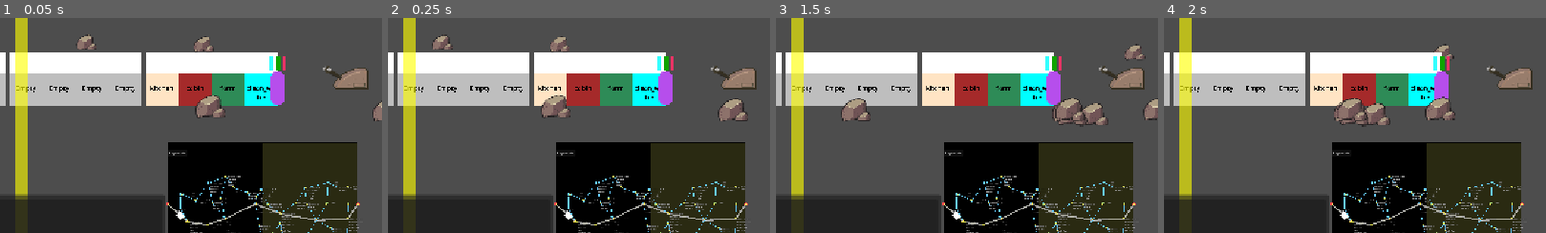
Above: before the commit, frames 1-4 (left to right).
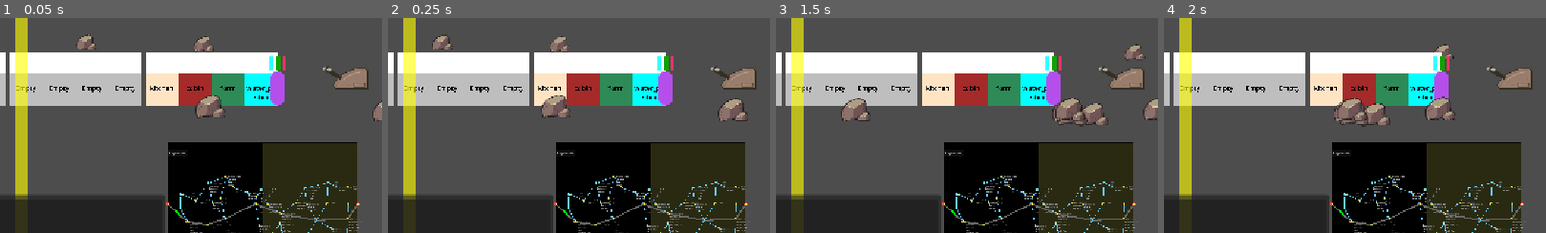
Above: after the commit, the same moments.

Repository: Sphinx111/ed_and_morgs_train_builder
Game: Godot game, scene res://Scenes/traincar.tscn
Same seed, same stepped clock (60 frames per second), same inputs: the game is played once before the commit and once after it.
Inputs (mouse positions are % of the whole screen's width and height, from its top left):
- Up to frame 1 (0.05 s): no input
- Up to frame 2 (0.25 s): no input
- Up to frame 3 (1.5 s): click (40, 11) at 0.52 s; type "12" at 0.6 s; click "Workers" at 1.25 s
- Up to frame 4 (2 s): no input
The pictures show only the part of the screen within x 50-100%, y 40-90%; the shares and areas given below are measured in that part.

The runs differ from the first frame. In frame 1, 0.5% of the frame differs, in the area x 44-94%, y 31-97%; in frame 2, 0.5%; in frame 3, 0.5%; in frame 4, 0.5%.

Commit message:
Split clean_water module, better map train icon

Diff:
--- a/MapHandler.gd
+++ b/MapHandler.gd
@@ -76,9 +76,9 @@
 
 	var rect := ColorRect.new()
 	rect.name = "Rect"
-	rect.offset_top = -14.0
+	rect.offset_top = -10.0
 	rect.offset_right = 40.0
-	rect.offset_bottom = 18.0
+	rect.offset_bottom = 10.0
 	marker.add_child(rect)
 
 	trainMarker = marker
--- a/Modules/Producers/ModuleProducerRegistry.gd
+++ b/Modules/Producers/ModuleProducerRegistry.gd
@@ -2,7 +2,8 @@
 
 class_name ModuleProducerRegistry
 
-const RECIPE_CLEAN_WATER: ProductionRecipe = preload("res://Modules/Recipes/clean_water.tres")
+const RECIPE_WATER_PURIFIER: ProductionRecipe = preload("res://Modules/Recipes/water_purifier.tres")
+const RECIPE_SEWAGE_WORKS: ProductionRecipe = preload("res://Modules/Recipes/sewage_works.tres")
 const RECIPE_FOOD1: ProductionRecipe = preload("res://Modules/Recipes/food1.tres")
 const RECIPE_FOOD2: ProductionRecipe = preload("res://Modules/Recipes/food2.tres")
 const RECIPE_SCRAP_COLLECTOR: ProductionRecipe = preload("res://Modules/Recipes/scrap_collector.tres")
@@ -11,7 +12,8 @@
 const RECIPE_FUEL: ProductionRecipe = preload("res://Modules/Recipes/fuel.tres")
 
 const MODULE_PRODUCERS: Dictionary = {
-	"clean_water": [RECIPE_CLEAN_WATER],
+	"water_purifier": [RECIPE_WATER_PURIFIER],
+	"sewage_works": [RECIPE_SEWAGE_WORKS],
 	"farm": [RECIPE_FOOD1, RECIPE_FOOD2],
 	"scrap_arm": [RECIPE_SCRAP_COLLECTOR],
 	"mech_parts": [RECIPE_SCRAP_TO_MECH],
--- a/Modules/Recipes/clean_water.tres
+++ b/Modules/Recipes/sewage_works.tres
@@ -1,18 +1,14 @@
-[gd_resource type="Resource" script_class="ProductionRecipe" load_steps=5 format=3 uid="uid://borcr2xfsotwl"]
+[gd_resource type="Resource" script_class="ProductionRecipe" load_steps=4 format=3 uid="uid://c5gmt6u21qhd5"]
 
 [ext_resource type="Script" uid="uid://b67infwsvsouv" path="res://Modules/Producers/ProductionRecipe.gd" id="1_recipe"]
 [ext_resource type="Resource" uid="uid://cmb6s7045j83r" path="res://ResourceTypes/black_water.tres" id="2_black_water"]
 [ext_resource type="Resource" uid="uid://b44gxi75dqj0t" path="res://ResourceTypes/grey_water.tres" id="3_grey_water"]
-[ext_resource type="Resource" uid="uid://bky4hj8up8m3s" path="res://ResourceTypes/clean_water.tres" id="4_clean_water"]
 
 [resource]
 script = ExtResource("1_recipe")
 cycle_time = 4
-input_mode = 2
 input_type_1 = ExtResource("2_black_water")
-input_1_needed = 0.5
-input_type_2 = ExtResource("3_grey_water")
-input_2_needed = 0.5
-output_type_1 = ExtResource("4_clean_water")
-output_1_amount = 0.45
-process_name = "Clean Water"
+input_1_needed = 1.0
+output_type_1 = ExtResource("3_grey_water")
+output_1_amount = 1.0
+process_name = "Grey Water"
--- /dev/null
+++ b/Modules/Recipes/water_purifier.tres
@@ -0,0 +1,14 @@
+[gd_resource type="Resource" script_class="ProductionRecipe" load_steps=4 format=3 uid="uid://dmju32ld57y5u"]
+
+[ext_resource type="Script" uid="uid://b67infwsvsouv" path="res://Modules/Producers/ProductionRecipe.gd" id="1_recipe"]
+[ext_resource type="Resource" uid="uid://b44gxi75dqj0t" path="res://ResourceTypes/grey_water.tres" id="2_grey_water"]
+[ext_resource type="Resource" uid="uid://bky4hj8up8m3s" path="res://ResourceTypes/clean_water.tres" id="3_clean_water"]
+
+[resource]
+script = ExtResource("1_recipe")
+cycle_time = 4
+input_type_1 = ExtResource("2_grey_water")
+input_1_needed = 1.0
+output_type_1 = ExtResource("3_clean_water")
+output_1_amount = 0.9
+process_name = "Clean Water"
--- a/Modules/Services/ServiceProviderRegistry.gd
+++ b/Modules/Services/ServiceProviderRegistry.gd
@@ -15,7 +15,6 @@
 	"kitchen": [RECIPE_FAST_BASIC_FOOD, RECIPE_FAST_WATER],
 	"farm": [RECIPE_BASIC_FOOD],
 	"lounge": [RECIPE_BASIC_SOCIAL],
-	"clean_water": [RECIPE_BASIC_WATER]
 }
 
 
--- a/Scenes/construction_panel.gd
+++ b/Scenes/construction_panel.gd
@@ -5,7 +5,8 @@
 signal placement_requested(module_type: String)
 
 const MODULE_DISPLAY_LABELS: Dictionary[String, String] = {
-	"clean_water": "Water",
+	"water_purifier": "Water Purifier",
+	"sewage_works": "Sewage Works",
 	"mech_parts": "Parts",
 	"farm": "Farm",
 	"scrap_arm": "Scrap",
--- a/Scenes/world_map.tscn
+++ b/Scenes/world_map.tscn
@@ -28,9 +28,11 @@
 script = ExtResource("3_train")
 
 [node name="Rect" type="ColorRect" parent="TrainMarker"]
-offset_top = -14.0
-offset_right = 40.0
-offset_bottom = 18.0
+offset_left = -16.0
+offset_top = -5.0
+offset_right = 16.0
+offset_bottom = 5.0
+color = Color(0, 1, 0, 1)
 
 [node name="MapMask" type="ColorRect" parent="."]
 clip_children = 1
--- a/TrackSegment.gd
+++ b/TrackSegment.gd
@@ -32,7 +32,7 @@
 		return
 	line.visible = is_active
 	if is_active:
-		line.default_color = Color(0.7, 0.7, 0.7, 0.9)
+		line.default_color = Color.DIM_GRAY
 
 
 func connects(location_a: MapLocation, location_b: MapLocation) -> bool:
--- a/basic_ui.gd
+++ b/basic_ui.gd
@@ -200,9 +200,19 @@
 			subject = "grey_water"
 			wordsRead = 2
 		elif words[i] == "cleanwater" or words[i] == "clean_water":
-			subject = "clean_water"
+			subject = "water_purifier"
 		elif words[i] == "clean" and words[i+1] == "water":
-			subject = "clean_water"
+			subject = "water_purifier"
+			wordsRead = 2
+		elif words[i] == "purifier" or words[i] == "water_purifier":
+			subject = "water_purifier"
+		elif (words[i] == "water" or words[i] == "sewage") and words[i+1] == "purifier":
+			subject = "water_purifier"
+			wordsRead = 2
+		elif words[i] == "sewage_works" or words[i] == "sewageworks":
+			subject = "sewage_works"
+		elif words[i] == "sewage" and words[i+1] == "works":
+			subject = "sewage_works"
 			wordsRead = 2
 		elif words[i] == "blackwater" or words[i] == "black_water":
 			subject = "black_water"
@@ -216,7 +226,7 @@
 		elif words[i] == "food" or  words[i] == "kitchen":
 			subject = "kitchen"
 		elif words[i] == "water":
-			subject = "clean_water"
+			subject = "water_purifier"
 		elif words[i] == "mechparts" or words[i] == "mech_parts" or words[i] == "mechanicalparts" or words[i] == "mechanical_parts":
 			subject = "mech_parts"
 		elif (words[i] == "mech" or words[i] == "mechanical") and words[i+1] == "parts":
--- a/module.gd
+++ b/module.gd
@@ -13,7 +13,8 @@
 var mothballed : bool = false
 
 const build_cost : Dictionary[String, float] = {
-	"clean_water" : 25.0,
+	"water_purifier" : 25.0,
+	"sewage_works" : 25.0,
 	"mech_parts" : 20.0,
 	"farm" : 10.0,
 	"scrap_arm" : 50.0,
@@ -367,11 +368,16 @@
 	if newType == "empty":
 		_update_click_area_enabled()
 		return
-	if newType == "clean_water":
+	if newType == "water_purifier":
 		$Outline.color = Color.AQUA
 		add_producers_for_type(newType)
 		workers_needed = 1
-		add_custom_storage({"clean_water" : 50.0,"grey_water" : 50.0, "black_water" : 10.0})
+		add_custom_storage({"clean_water" : 50.0, "grey_water" : 50.0})
+	elif newType == "sewage_works":
+		$Outline.color = Color.SLATE_GRAY
+		add_producers_for_type(newType)
+		workers_needed = 1
+		add_custom_storage({"grey_water" : 50.0, "black_water" : 10.0})
 	elif newType == "cabin":
 		$Outline.color = Color.BROWN
 		add_services_for_type(newType)
--- a/traincar.gd
+++ b/traincar.gd
@@ -12,7 +12,7 @@
 # List of modules in the car
 var modules : Array[ModuleBase] = [null, null, null, null]
 var ModuleScene = preload("res://Scenes/module.tscn")
-var defaultModuleArray = ["clean_water", "farm", "cabin", "kitchen"] #passenger_door"]
+var defaultModuleArray = ["water_purifier", "farm", "cabin", "kitchen"] #passenger_door"]
 
 func _ready():
 	if Globals.train_direction < 0:
Not shown: 1 places in Scenes/world_map.tscn that only renumber resources
Not shown, changed: .gitignore
